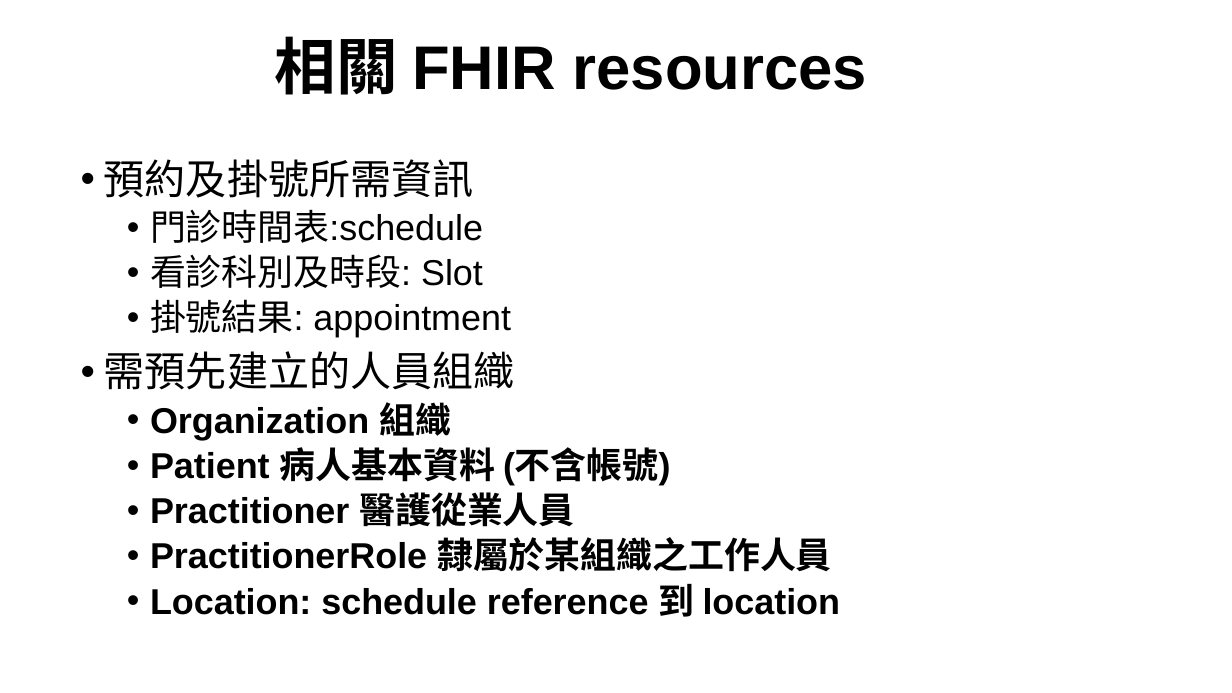
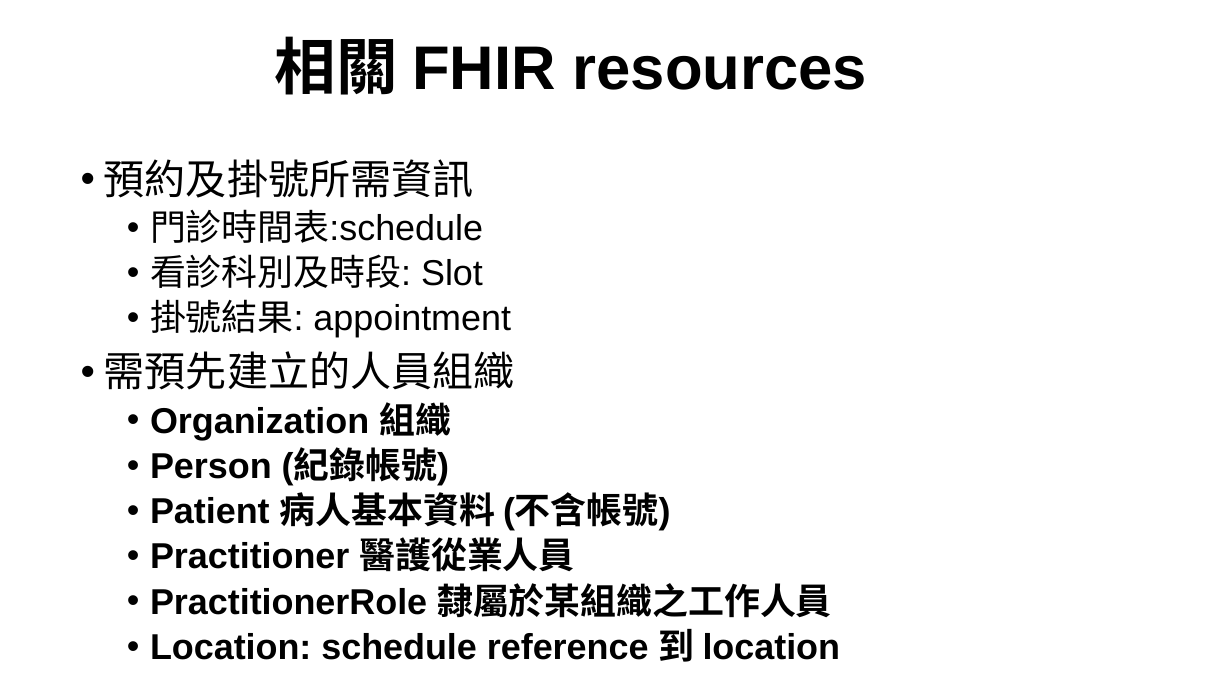
Before and after one commit to mos2718/FHIRspec, a slide deck: slide 6 of Spec/FHIR Appointment.pptx. Drawn at 1232x693 pixels with LibreOffice and Linux fonts; fonts in the diff are those of the drawing. Boxes give left, top, right and bottom in pixels: in the first picture for what was removed or moved away, otherwise in the second. Text is boxed around its words. In the diff, an @@ line names an element or a change of style, - is before the commit and + after.

```diff
--- a/Spec/FHIR Appointment.pptx
+++ b/Spec/FHIR Appointment.pptx
@@ text at box(150, 450, 449, 485): paragraph added @@
+  • Person (紀錄帳號)
```
Also in this commit, not shown: 2 other files.
